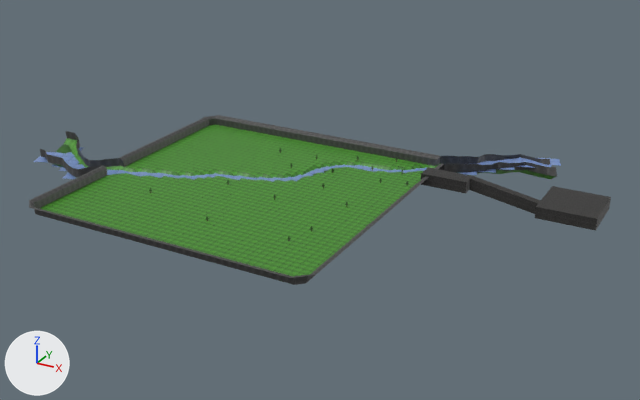
The glTF model resources/models/demo_scene.glb as it was, and as the next commit left it.
One viewpoint serves both versions: a 50 mm lens placed at (68.0, -345.0, 149.0), pointed at (-99.0, -42.0, -3.0). Arrows for +X, +Y and +Z are at lower left; the lights stay in place. Where no turn or scale is listed for an object, it has been applied to the vertices.

The first picture shows 'Corridor', 'Exit room', 'Main room', 'Outside', 'Water Plane'.
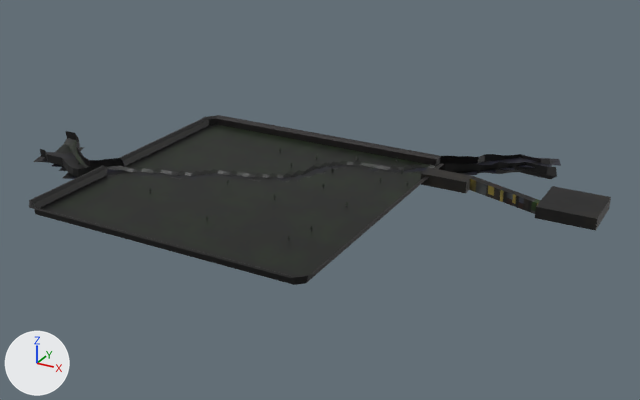
Where the newer file only moved an object's origin or applied its transform, the numbers keep the older frame.

What differs and where, as boxes [x1, y1, x2, y2] in the pictures (640 x 400 px):
'Outside', recoloured (green to black)
    both: [29, 115, 557, 285]
'Water Plane', recoloured (blue to black)
    both: [34, 147, 561, 182]

Edits to the bpy script that builds the scene:
```text
Change mat_material:
    add n3 = _N.new('ShaderNodeMix'); n3.name = 'Mix'
    add n3.data_type = 'RGBA'
    add n3.blend_type = 'MULTIPLY'
    add n3.inputs[0].default_value = 1.0  # 'Factor'
    add n4 = _N.new('ShaderNodeVertexColor'); n4.name = 'Color Attribute'
    where n2 = _N.new('ShaderNodeTexImage'); n2.name = 'Image Texture'
    where n0 = _N.new('ShaderNodeBsdfPrincipled'); n0.name = 'Principled BSDF'
    remove _L.new(n2.outputs[0], n0.inputs[0])  # 'Color' to 'Base Color'
    add _L.new(n3.outputs[2], n0.inputs[0])  # 'Result' to 'Base Color'
    add _L.new(n4.outputs[0], n3.inputs[7])  # 'Color' to 'B'
    add _L.new(n2.outputs[0], n3.inputs[6])  # 'Color' to 'A'
```
